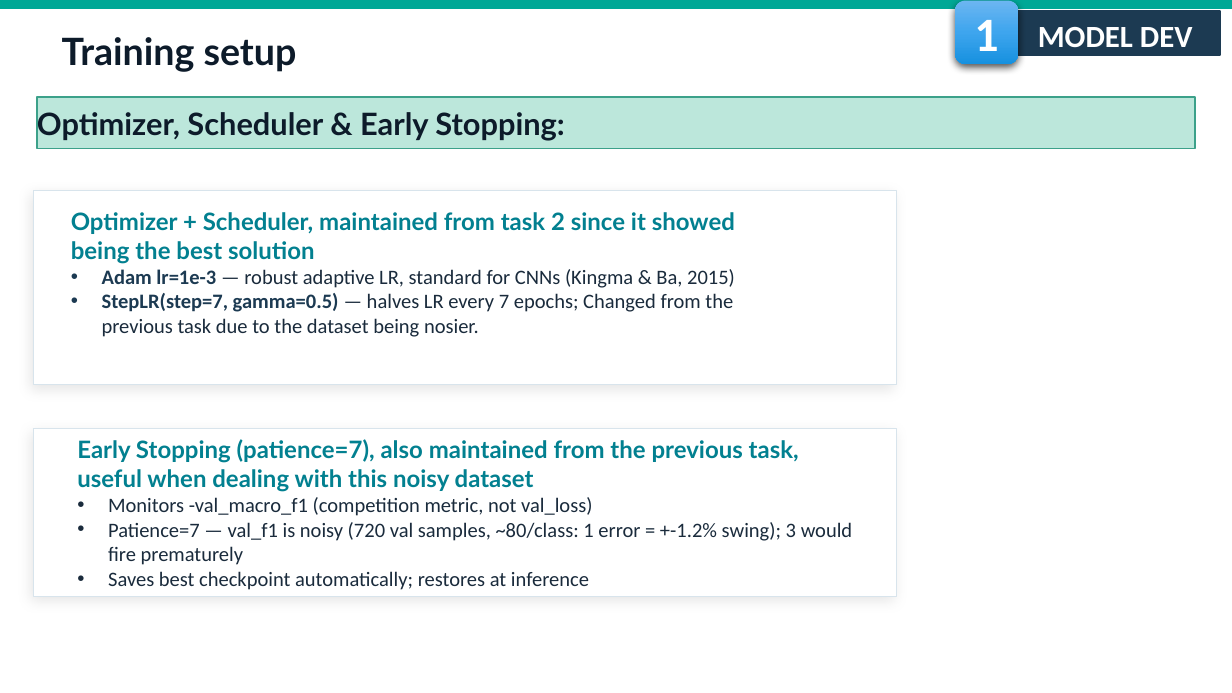
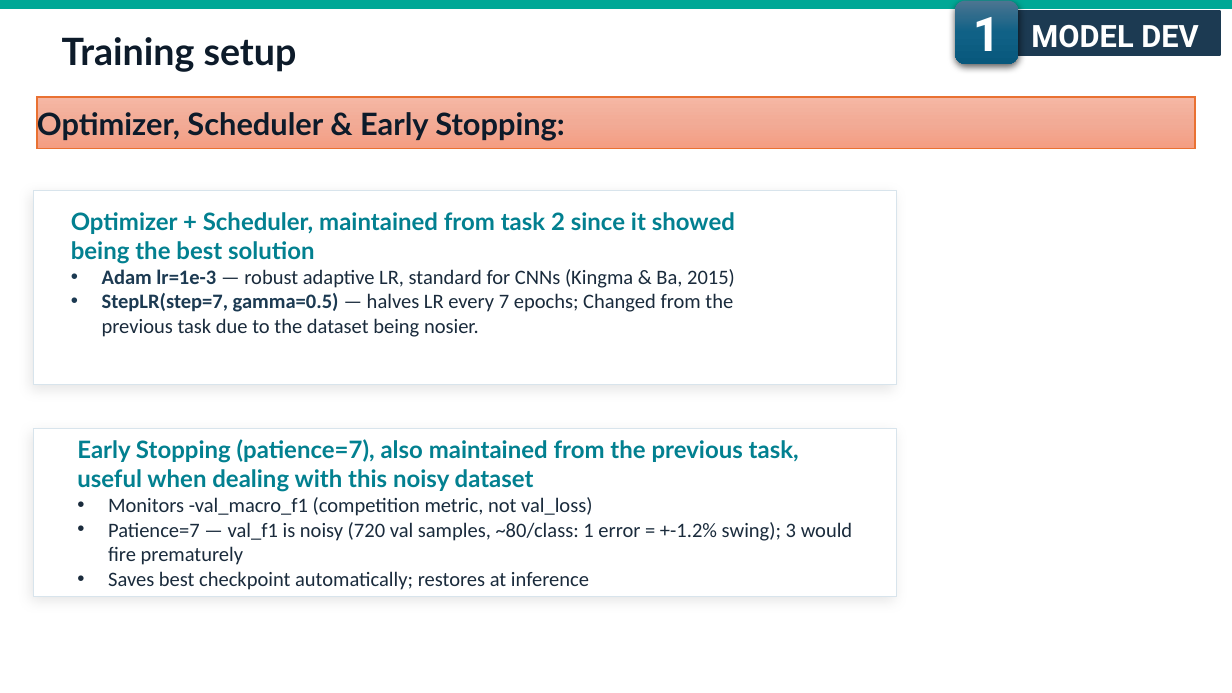
Before and after one commit to fmssilva/DL_Proj, a slide deck: slide 64 of assignment_1/task3/Task3_report.pptx. Drawn at 1232x693 pixels with LibreOffice and Linux fonts; fonts in the diff are those of the drawing; background and template pictures are left out. Boxes give left, top, right and bottom in pixels: in the first picture for what was removed or moved away, otherwise in the second. Text is boxed around its words. In the diff, an @@ line names an element or a change of style, - is before the commit and + after.

```diff
--- a/assignment_1/task3/Task3_report.pptx
+++ b/assignment_1/task3/Task3_report.pptx
@@ rounded rectangle "1" at (955, 0, 1018, 63): font Calibri to Roboto; fill gradient #6CB6F1 to #3FA6EE to #1891DF to gradient #4C7591 to #106287 to #09597D; shadow changed @@
@@ rectangle "MODEL DEV" at (1010, 11, 1220, 55): font Calibri to Roboto @@
@@ rectangle "Optimizer, Scheduler & Early Stopping:" at (37, 97, 1195, 149): fill #BDE8DB to gradient #F5B8A5 to #F2AB96 to #F59E82; outline #3CA28B 0.75 pt to #E97132 1 pt @@
```
Also in this commit, not shown: 61 other slides changed, 2 other files.
